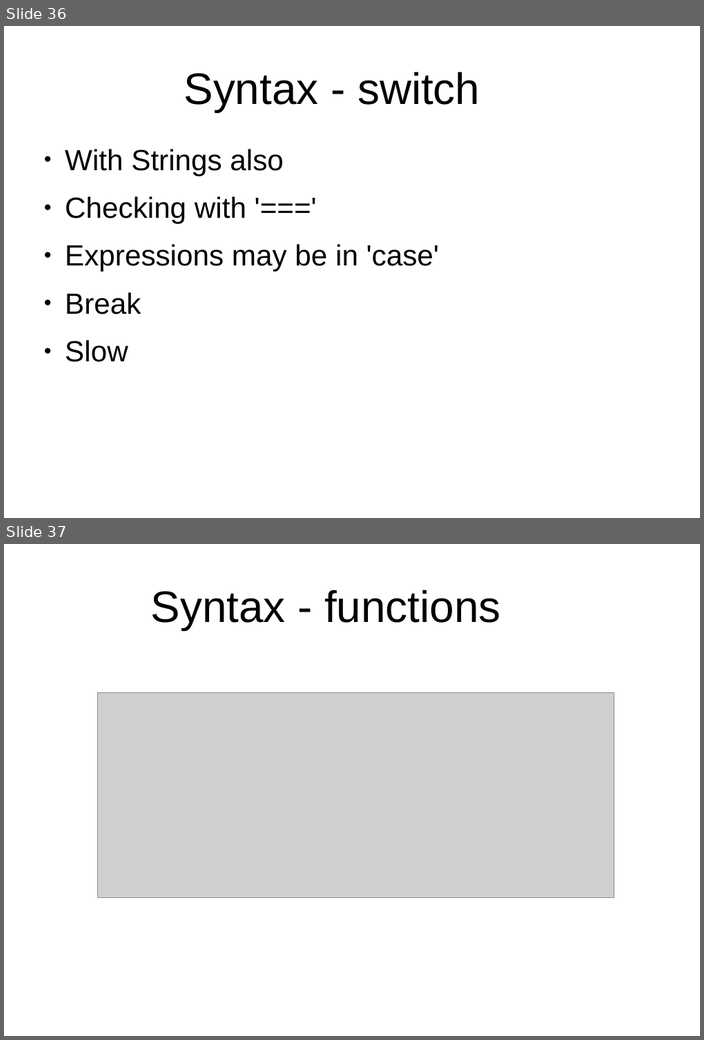
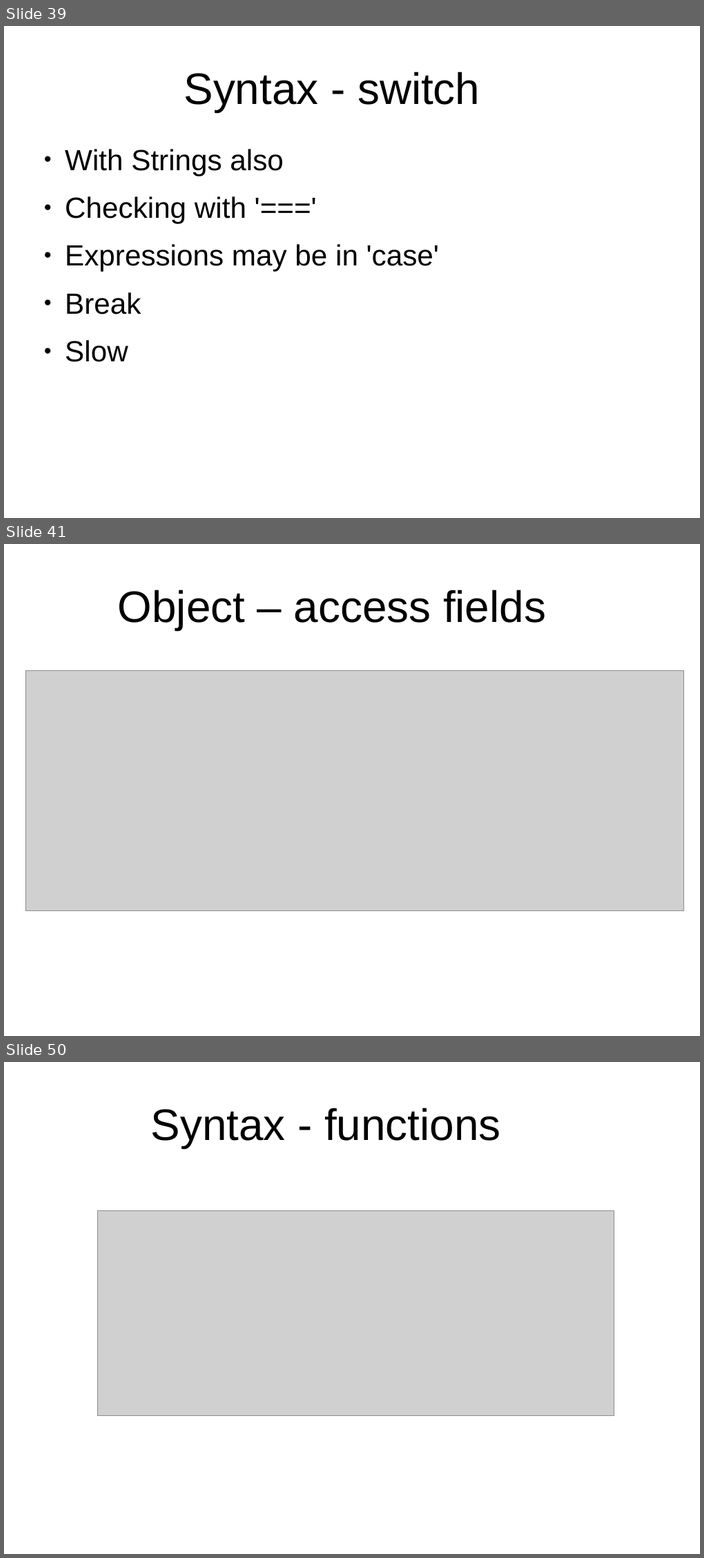
Before and after one commit to peterborkuti/other, a slide deck: JavaScriptBasics/jsbasics-slide.odp. Shown one above the other, each under a label of ours: slides 36 and 37 before the commit, slides 39, 41 and 50 after it; the slides between them are not shown. The pictures are 704x1040 and 704x1558 pixels, drawn with LibreOffice and Linux fonts; fonts in the diff are those of the drawing; grey boxes stand for pictures; background and template pictures are left out. Boxes give left, top, right and bottom in pixels: in the first picture for what was removed or moved away, otherwise in the second. Text is boxed around its words. In the diff, an @@ line names an element or a change of style, - is before the commit and + after.

```diff
--- a/JavaScriptBasics/jsbasics-slide.odp
+++ b/JavaScriptBasics/jsbasics-slide.odp
@@ slide 41 added at [4,544,700,1036], background #FFFFFF @@
@@ title added at [118,590,546,630], 53.3 pt, text #000000 @@
+Object – access fields
@@ picture added at [25,671,683,910] @@
@@ what was slide 36 is now slide 39 @@
@@ what was slide 37 is now slide 50 @@
```
Also in this commit, not shown: 2 slides changed, 12 other slides added, 5 other files.
